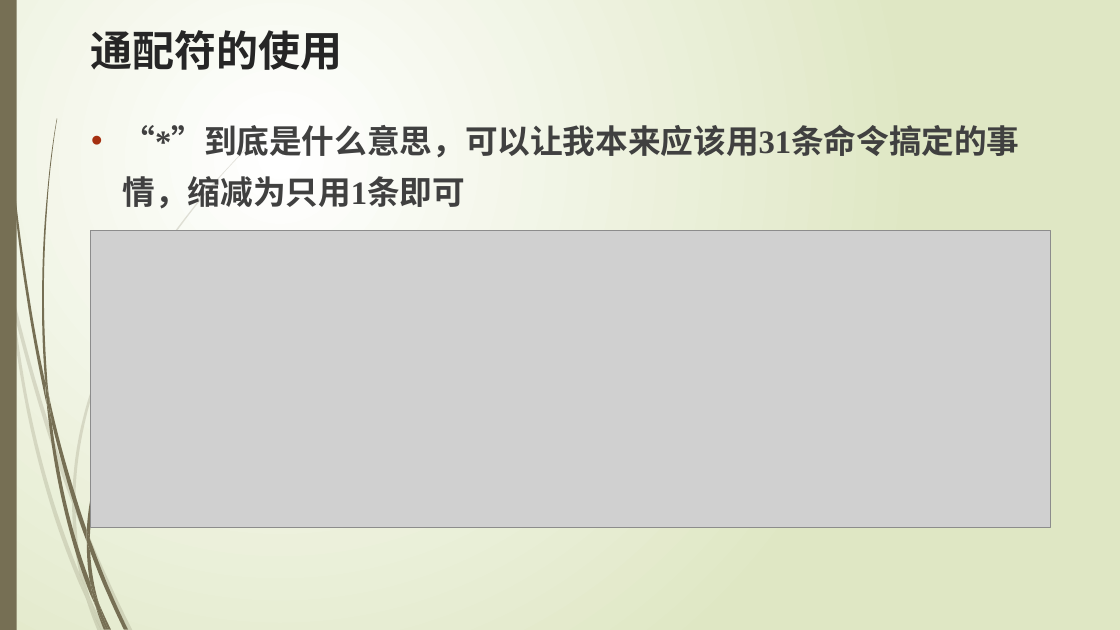
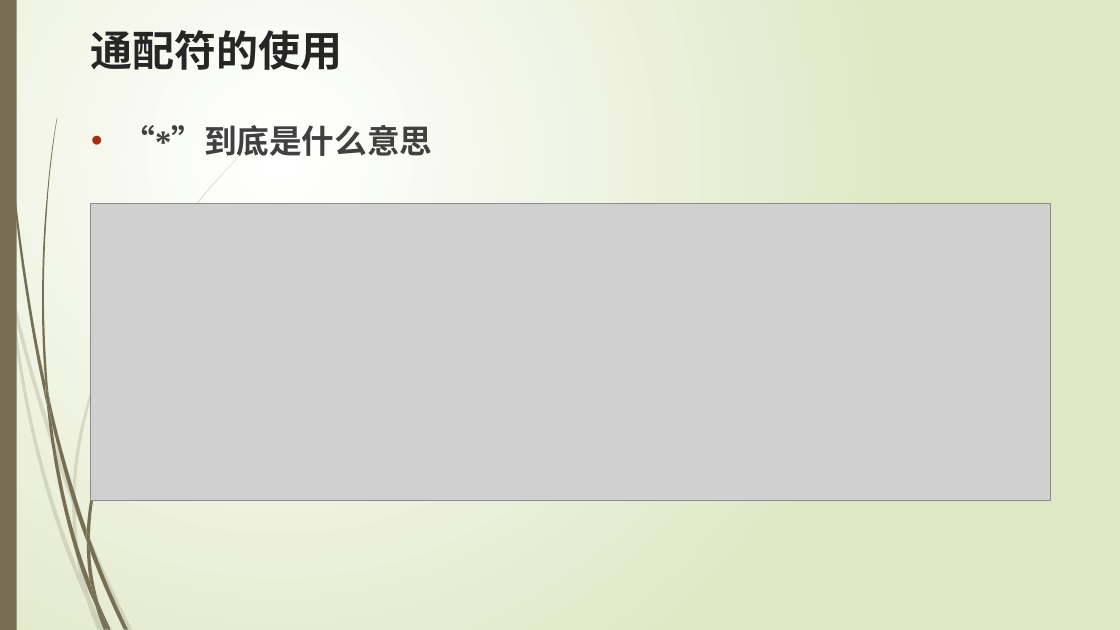
Before and after one commit to edu2act/course-testing-technique, a slide deck: slide 51 of PPT/3 Linux File Manager.pptx. Drawn at 1120x630 pixels with LibreOffice and Linux fonts; fonts in the diff are those of the drawing; grey boxes stand for pictures. Boxes give left, top, right and bottom in pixels: in the first picture for what was removed or moved away, otherwise in the second. Text is boxed around its words. In the diff, an @@ line names an element or a change of style, - is before the commit and + after.

```diff
--- a/PPT/3 Linux File Manager.pptx
+++ b/PPT/3 Linux File Manager.pptx
@@ text at (123,125,433,156): text changed @@
-• “*”到底是什么意思，可以让我本来应该用31条命令搞定的事情，缩减为只用1条即可
+• “*”到底是什么意思
@@ picture: place and size @@
-picture at (91,230,1051,528)
+picture at (91,203,1051,501)
```
Also in this commit, not shown: 3 other slides changed, 4 other files.
